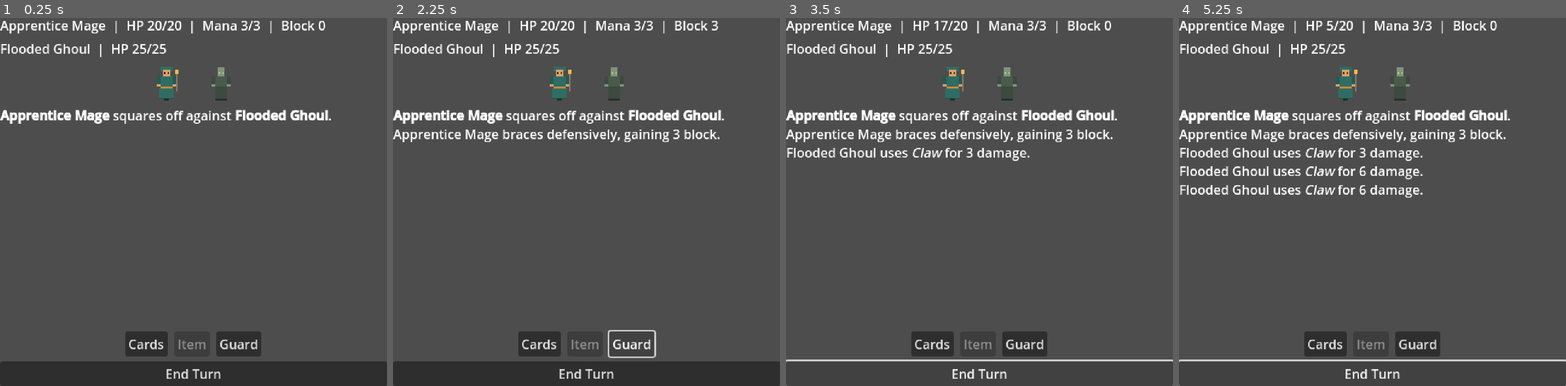
Above: before the commit, frames 1-4 (left to right).
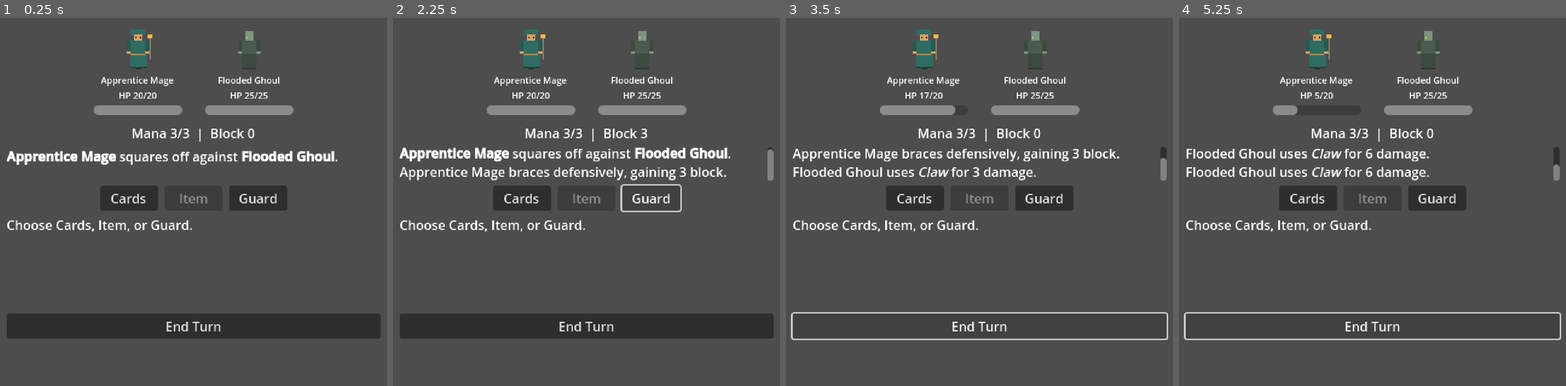
Above: after the commit, the same moments.

Repository: LupangSyS/PulseAI
Game: Godot game, scene res://scenes/combat.tscn
Two runs of this game, one before a commit and one after it. Both use one fixed random seed, a clock stepped at 60 frames per second and the inputs below. This scene is started directly instead of the project's main scene.
Inputs:
- Up to frame 1 (0.25 s): no input
- Up to frame 2 (2.25 s): click "Cards" at 0.5 s; click "Cards" at 1.25 s; click "Guard" at 2 s
- Up to frame 3 (3.5 s): click "End Turn" at 2.75 s
- Up to frame 4 (5.25 s): tap Enter at 3.5 s; hold Right (ui_right) 3.53-4.28 s; hold Down (ui_down) 4.28-5.03 s; tap Space at 5 s; hold Right (ui_right) from 5.03 s (still down)

The runs differ from the first frame. In frame 1, 23% of the frame differs, in the area x 0-100%, y 0-100%; in frame 2, 24%; in frame 3, 14%; in frame 4, 14%.

Commit message:
Redesign combat UI layout: fixed arena/HP bars, wrapping card tray
Real device testing still showed cards hard to read and combatants
"flying off screen" after the last combat rework. Two separate causes:

1. The hand/item row was a plain HBoxContainer with unbounded button
   widths, so a long card (e.g. "Firebolt") could run past the right
   edge instead of wrapping.
2. window/stretch/scale_mode was "integer", which cannot scale below
   1x - on a real device/browser window smaller than the 480x460
   design resolution, content gets cropped at the window edge instead
   of being letterboxed down to fit. That's the likely explanation for
   portraits/log/menu appearing to vanish off-screen on device.

Fixes:
- Rebuilt combat.gd's UI: a fixed-height arena panel per combatant
  (portrait + name/HP + a ProgressBar HP bar, closer to the FF/Pokemon
  reference), a fixed-height battle log, and a fixed-size ScrollContainer
  holding a 2-column card/item GridContainer - cards wrap to a new row
  instead of overflowing, and any future overflow scrolls instead of
  pushing End Turn off-screen. Tray entries are Buttons wrapping real
  Labels with autowrap_mode set (Button's own text property doesn't wrap
  in Godot 4).
- Fixed a related bug this surfaced: refreshing the tray twice in one
  frame (e.g. toggling menus) left stale children counted alongside new
  ones, because queue_free() only marks for deletion at end-of-frame.
  Now remove_child() runs first (synchronous) before queue_free().
- Switched window/stretch/scale_mode from "integer" to "fractional" and
  set aspect="keep", so the full screen always letterboxes to fit
  whatever window/device is available instead of cropping.
- Updated GDD.md and README.md to document the new layout and the
  scale-mode fix.

Validated headlessly: full 105-class regression (0 failures), the
overworld->combat->overworld e2e flow through the real Cards-menu path,
and direct global-rect measurements of every visible control in the
closed-menu, cards-open, and items-open (stress-tested with extra
inventory) states, confirming everything stays within the viewport with
real pixel slack.

Co-Authored-By: Claude Sonnet 5 <noreply@anthropic.com>
Claude-Session: https://claude.ai/code/session_01P5dwagSojk6u8oWg1L4kN1

Diff:
--- a/project.godot
+++ b/project.godot
@@ -25,7 +25,8 @@
 window/size/window_width_override=960
 window/size/window_height_override=920
 window/stretch/mode="viewport"
-window/stretch/scale_mode="integer"
+window/stretch/aspect="keep"
+window/stretch/scale_mode="fractional"
 
 [rendering]
 
--- a/scripts/combat/combat.gd
+++ b/scripts/combat/combat.gd
@@ -31,6 +31,13 @@
 ## driven by _process) render when generated art exists for that class/
 ## monster id; otherwise the TextureRect just stays hidden - most ids don't
 ## have art yet (see GDD.md), so that fallback is the common case.
+##
+## Layout is a fixed-height arena (portrait + name/HP + an HP bar per side)
+## over a fixed-height log over a fixed-height scrolling card/item tray -
+## every panel's height is a constant, nothing relies on SIZE_EXPAND_FILL
+## to soak up leftover space, and the tray wraps into a 2-column grid
+## instead of a single row that can run off the right edge. See
+## _build_ui's doc comment and GDD.md for why.
 
 const STARTING_HAND_SIZE := 4
 const DEFAULT_CLASS_ID := "mage_f"
@@ -52,15 +59,18 @@
 ## "main" | "cards" | "items" - which sub-panel the action menu is showing.
 var menu_state: String = "main"
 
-var status_label: Label
-var enemy_label: Label
+var player_name_label: Label
+var enemy_name_label: Label
+var player_hp_bar: ProgressBar
+var enemy_hp_bar: ProgressBar
+var player_stat_label: Label
 var log_label: RichTextLabel
 var menu_row: HBoxContainer
 var menu_cards_button: Button
 var menu_item_button: Button
 var menu_guard_button: Button
-var hand_container: HBoxContainer
-var item_container: HBoxContainer
+var card_scroll: ScrollContainer
+var card_grid: GridContainer
 var end_turn_button: Button
 var continue_button: Button
 
@@ -91,43 +101,68 @@
 	if enemy_portrait_frames.size() == 2:
 		enemy_portrait.texture = enemy_portrait_frames[portrait_anim_frame]
 
+## Layout budget (fits the 480x460 viewport with slack to spare, verified
+## headlessly - see GDD.md's combat UI note): a fixed-height arena row, a
+## fixed-height log, and a fixed-height scrolling card tray. Nothing here
+## uses SIZE_EXPAND_FILL to soak up leftover space, on purpose - every
+## panel's height is a known constant, so total content height is
+## predictable instead of depending on how much text happens to be in the
+## log or how many cards are in hand (the cause of the original overflow
+## bug, where an expand-fill log always grew to fill whatever space was
+## left, and an unbounded hand row could run past the right edge).
 func _build_ui() -> void:
 	set_anchors_and_offsets_preset(Control.PRESET_FULL_RECT)
 
+	var margin := MarginContainer.new()
+	margin.set_anchors_and_offsets_preset(Control.PRESET_FULL_RECT)
+	for side in ["left", "right", "top", "bottom"]:
+		margin.add_theme_constant_override("margin_%s" % side, 8)
+	add_child(margin)
+
 	var root_box := VBoxContainer.new()
-	root_box.set_anchors_and_offsets_preset(Control.PRESET_FULL_RECT)
 	root_box.add_theme_constant_override("separation", 6)
-	add_child(root_box)
-
-	status_label = Label.new()
-	enemy_label = Label.new()
-	root_box.add_child(status_label)
-	root_box.add_child(enemy_label)
-
-	var portrait_row := HBoxContainer.new()
-	portrait_row.alignment = BoxContainer.ALIGNMENT_CENTER
-	portrait_row.add_theme_constant_override("separation", 20)
-	root_box.add_child(portrait_row)
-
-	player_portrait = TextureRect.new()
-	player_portrait.custom_minimum_size = Vector2(48, 48)
-	player_portrait.stretch_mode = TextureRect.STRETCH_KEEP_ASPECT_CENTERED
-	player_portrait.texture_filter = CanvasItem.TEXTURE_FILTER_NEAREST
-	portrait_row.add_child(player_portrait)
-
-	enemy_portrait = TextureRect.new()
-	enemy_portrait.custom_minimum_size = Vector2(48, 48)
-	enemy_portrait.stretch_mode = TextureRect.STRETCH_KEEP_ASPECT_CENTERED
-	enemy_portrait.texture_filter = CanvasItem.TEXTURE_FILTER_NEAREST
-	portrait_row.add_child(enemy_portrait)
-
+	margin.add_child(root_box)
+
+	# --- Arena: player (left) vs. enemy (right), each with a portrait,
+	# name + HP readout, and a visual HP bar.
+	var arena_row := HBoxContainer.new()
+	arena_row.alignment = BoxContainer.ALIGNMENT_CENTER
+	arena_row.add_theme_constant_override("separation", 28)
+	arena_row.custom_minimum_size = Vector2(0, 120)
+	root_box.add_child(arena_row)
+
+	var player_panel := VBoxContainer.new()
+	player_panel.alignment = BoxContainer.ALIGNMENT_CENTER
+	arena_row.add_child(player_panel)
+	player_portrait = _make_portrait()
+	player_panel.add_child(player_portrait)
+	player_name_label = _make_centered_label(11)
+	player_panel.add_child(player_name_label)
+	player_hp_bar = _make_hp_bar()
+	player_panel.add_child(player_hp_bar)
+
+	var enemy_panel := VBoxContainer.new()
+	enemy_panel.alignment = BoxContainer.ALIGNMENT_CENTER
+	arena_row.add_child(enemy_panel)
+	enemy_portrait = _make_portrait()
+	enemy_panel.add_child(enemy_portrait)
+	enemy_name_label = _make_centered_label(11)
+	enemy_panel.add_child(enemy_name_label)
+	enemy_hp_bar = _make_hp_bar()
+	enemy_panel.add_child(enemy_hp_bar)
+
+	# --- Compact resource/block readout beneath the arena.
+	player_stat_label = _make_centered_label()
+	root_box.add_child(player_stat_label)
+
+	# --- Battle log: fixed height, does not expand.
 	log_label = RichTextLabel.new()
-	log_label.custom_minimum_size = Vector2(0, 90)
+	log_label.custom_minimum_size = Vector2(0, 42)
 	log_label.bbcode_enabled = true
 	log_label.scroll_following = true
-	log_label.size_flags_vertical = Control.SIZE_EXPAND_FILL
 	root_box.add_child(log_label)
 
+	# --- Action menu: Cards / Item / Guard (FF/Pokemon-style turn input).
 	menu_row = HBoxContainer.new()
 	menu_row.alignment = BoxContainer.ALIGNMENT_CENTER
 	menu_row.add_theme_constant_override("separation", 8)
@@ -135,28 +170,37 @@
 
 	menu_cards_button = Button.new()
 	menu_cards_button.text = "Cards"
+	menu_cards_button.custom_minimum_size = Vector2(72, 0)
 	menu_cards_button.pressed.connect(_on_menu_cards_pressed)
 	menu_row.add_child(menu_cards_button)
 
 	menu_item_button = Button.new()
 	menu_item_button.text = "Item"
+	menu_item_button.custom_minimum_size = Vector2(72, 0)
 	menu_item_button.pressed.connect(_on_menu_item_pressed)
 	menu_row.add_child(menu_item_button)
 
 	menu_guard_button = Button.new()
 	menu_guard_button.text = "Guard"
+	menu_guard_button.custom_minimum_size = Vector2(72, 0)
 	menu_guard_button.pressed.connect(_on_guard_pressed)
 	menu_row.add_child(menu_guard_button)
 
-	hand_container = HBoxContainer.new()
-	hand_container.add_theme_constant_override("separation", 8)
-	hand_container.visible = false
-	root_box.add_child(hand_container)
-
-	item_container = HBoxContainer.new()
-	item_container.add_theme_constant_override("separation", 8)
-	item_container.visible = false
-	root_box.add_child(item_container)
+	# --- Card/item tray: a fixed-size scroll area holding a 2-column grid,
+	# so entries wrap to a new row instead of running off the right edge,
+	# and any overflow (more rows than fit) scrolls instead of pushing
+	# End Turn off-screen.
+	card_scroll = ScrollContainer.new()
+	card_scroll.custom_minimum_size = Vector2(0, 116)
+	card_scroll.horizontal_scroll_mode = ScrollContainer.SCROLL_MODE_DISABLED
+	root_box.add_child(card_scroll)
+
+	card_grid = GridContainer.new()
+	card_grid.columns = 2
+	card_grid.add_theme_constant_override("h_separation", 8)
+	card_grid.add_theme_constant_override("v_separation", 8)
+	card_grid.size_flags_horizontal = Control.SIZE_EXPAND_FILL
+	card_scroll.add_child(card_grid)
 
 	end_turn_button = Button.new()
 	end_turn_button.text = "End Turn"
@@ -168,6 +212,61 @@
 	continue_button.visible = false
 	continue_button.pressed.connect(_on_continue_pressed)
 	root_box.add_child(continue_button)
+
+func _make_portrait() -> TextureRect:
+	var rect := TextureRect.new()
+	rect.custom_minimum_size = Vector2(56, 56)
+	rect.stretch_mode = TextureRect.STRETCH_KEEP_ASPECT_CENTERED
+	rect.texture_filter = CanvasItem.TEXTURE_FILTER_NEAREST
+	rect.size_flags_horizontal = Control.SIZE_SHRINK_CENTER
+	return rect
+
+func _make_centered_label(font_size: int = 0) -> Label:
+	var label := Label.new()
+	label.horizontal_alignment = HORIZONTAL_ALIGNMENT_CENTER
+	label.autowrap_mode = TextServer.AUTOWRAP_WORD_SMART
+	if font_size > 0:
+		label.add_theme_font_size_override("font_size", font_size)
+	return label
+
+func _make_hp_bar() -> ProgressBar:
+	var bar := ProgressBar.new()
+	bar.custom_minimum_size = Vector2(110, 12)
+	bar.min_value = 0
+	bar.show_percentage = false
+	bar.size_flags_horizontal = Control.SIZE_SHRINK_CENTER
+	return bar
+
+## A tray entry (hand card or item): a Button used purely as the click
+## target (text left empty) wrapping a VBoxContainer of real Labels, so
+## the description can word-wrap instead of overflowing the button's
+## fixed width. Every descendant is set to MOUSE_FILTER_IGNORE so clicks
+## pass through to the Button itself rather than being eaten by a child.
+func _make_tray_button(title: String, description: String, is_disabled: bool) -> Button:
+	var btn := Button.new()
+	btn.custom_minimum_size = Vector2(208, 50)
+	btn.disabled = is_disabled
+
+	var vb := VBoxContainer.new()
+	vb.mouse_filter = Control.MOUSE_FILTER_IGNORE
+	vb.set_anchors_and_offsets_preset(Control.PRESET_FULL_RECT)
+	vb.add_theme_constant_override("separation", 2)
+	btn.add_child(vb)
+
+	var title_label := Label.new()
+	title_label.text = title
+	title_label.mouse_filter = Control.MOUSE_FILTER_IGNORE
+	title_label.add_theme_font_size_override("font_size", 13)
+	vb.add_child(title_label)
+
+	var desc_label := Label.new()
+	desc_label.text = description
+	desc_label.mouse_filter = Control.MOUSE_FILTER_IGNORE
+	desc_label.autowrap_mode = TextServer.AUTOWRAP_WORD_SMART
+	desc_label.add_theme_font_size_override("font_size", 10)
+	vb.add_child(desc_label)
+
+	return btn
 
 func _load_portraits(class_id: String, monster_id: String) -> void:
 	player_portrait_frames = SpriteLoader.load_frames(class_id, "character")
@@ -504,40 +603,43 @@
 	_draw_cards(STARTING_HAND_SIZE - hand.size())
 
 func _refresh_ui() -> void:
-	status_label.text = "%s  |  HP %d/%d  |  %s %d/%d  |  Block %d" % [
-		player.display_name, player.hp, player.max_hp,
-		player.resource_name, player.resource, player.max_resource,
-		player.block,
+	player_name_label.text = "%s\nHP %d/%d" % [player.display_name, player.hp, player.max_hp]
+	player_hp_bar.max_value = player.max_hp
+	player_hp_bar.value = player.hp
+	player_stat_label.text = "%s %d/%d  |  Block %d" % [
+		player.resource_name, player.resource, player.max_resource, player.block,
 	]
 
-	var enemy_text := ""
-	for e in enemies:
-		var status_text: String = "HP %d/%d" % [e.hp, e.max_hp] if e.is_alive() else "Defeated"
-		enemy_text += "%s  |  %s\n" % [e.display_name, status_text]
-	enemy_label.text = enemy_text.strip_edges()
+	var enemy: Combatant = enemies[0] if enemies.size() > 0 else null
+	if enemy != null:
+		var status_text: String = "HP %d/%d" % [enemy.hp, enemy.max_hp] if enemy.is_alive() else "Defeated"
+		enemy_name_label.text = "%s\n%s" % [enemy.display_name, status_text]
+		enemy_hp_bar.max_value = enemy.max_hp
+		enemy_hp_bar.value = enemy.hp
 
 	var battle_over: bool = not player.is_alive() or _all_enemies_dead()
 
-	for child in hand_container.get_children():
+	# remove_child (synchronous) before queue_free (deferred delete) so a
+	# menu switch within the same frame doesn't briefly count/see the old
+	# children alongside the new ones - queue_free alone only marks them
+	# for deletion at end-of-frame, leaving them in the tree until then.
+	for child in card_grid.get_children():
+		card_grid.remove_child(child)
 		child.queue_free()
-	for child in item_container.get_children():
-		child.queue_free()
-
-	hand_container.visible = menu_state == "cards" and not battle_over
-	item_container.visible = menu_state == "items" and not battle_over
-
-	if hand_container.visible:
+
+	if not battle_over and menu_state == "cards":
 		for card_id in hand:
 			var card := GameData.get_card(card_id)
 			if card == null:
 				continue
-			var button := Button.new()
-			button.text = "%s (%d)\n%s" % [card.display_name, card.cost, card.description]
-			button.disabled = card.cost > player.resource
-			button.pressed.connect(_on_card_pressed.bind(card_id))
-			hand_container.add_child(button)
-
-	if item_container.visible:
+			var btn := _make_tray_button(
+				"%s (%d)" % [card.display_name, card.cost],
+				card.description,
+				card.cost > player.resource,
+			)
+			btn.pressed.connect(_on_card_pressed.bind(card_id))
+			card_grid.add_child(btn)
+	elif not battle_over and menu_state == "items":
 		for item_id in RunState.inventory.keys():
 			var count: int = RunState.inventory[item_id]
 			if count <= 0:
@@ -545,10 +647,14 @@
 			var item := GameData.get_item(item_id)
 			if item == null or item.effect == "":
 				continue
-			var button := Button.new()
-			button.text = "%s x%d\n%s" % [item.display_name, count, item.description]
-			button.pressed.connect(_on_item_button_pressed.bind(item_id))
-			item_container.add_child(button)
+			var btn := _make_tray_button("%s x%d" % [item.display_name, count], item.description, false)
+			btn.pressed.connect(_on_item_button_pressed.bind(item_id))
+			card_grid.add_child(btn)
+	elif not battle_over:
+		var hint := _make_centered_label()
+		hint.text = "Choose Cards, Item, or Guard."
+		hint.size_flags_horizontal = Control.SIZE_EXPAND_FILL
+		card_grid.add_child(hint)
 
 	menu_row.visible = not battle_over
 	menu_cards_button.disabled = battle_over
Not shown, changed: GDD.md
Not shown, changed: README.md
